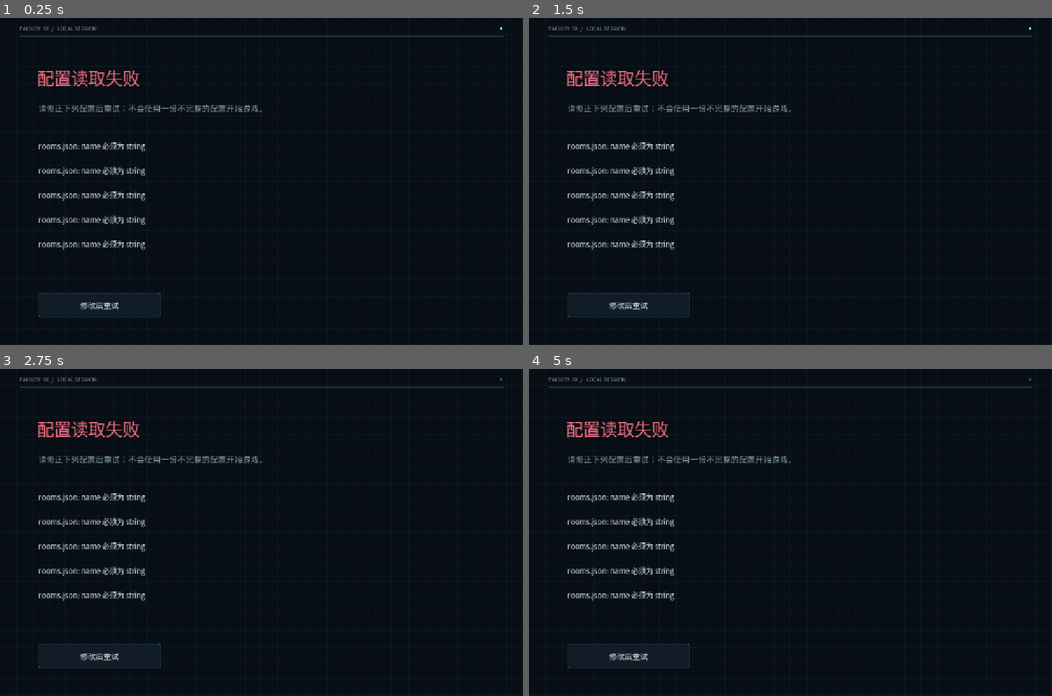
Above: before the commit, frames 1-4 (two rows, left to right).
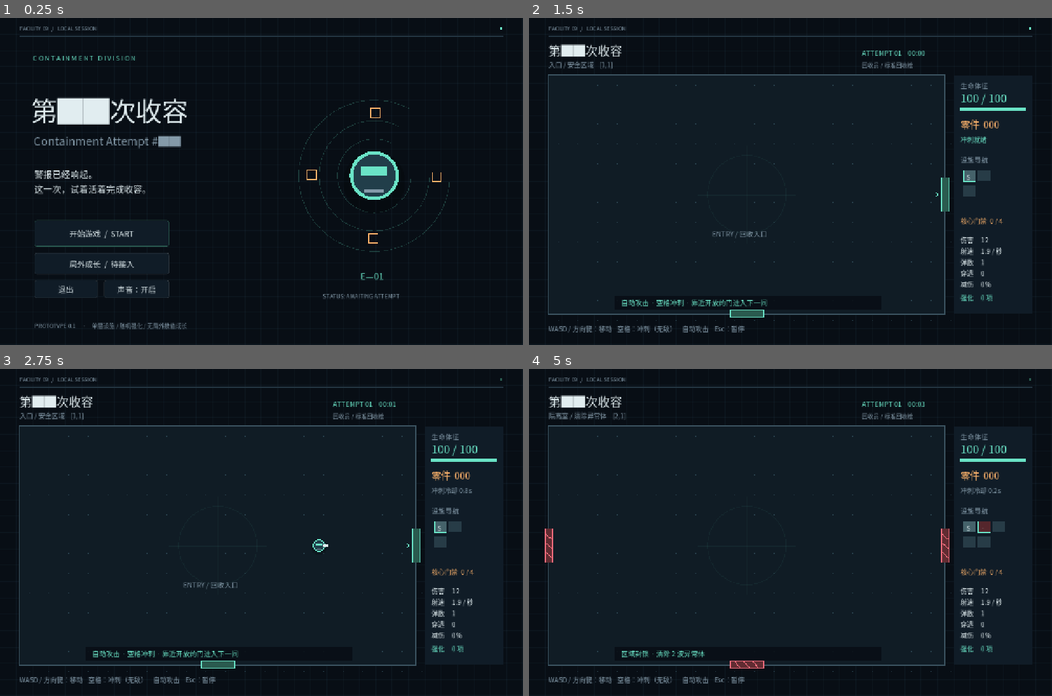
Above: after the commit, the same moments.

Repository: DK714/containment-attempt--
Game: Godot game, scene res://main.tscn
Same seed, same stepped clock (60 frames per second), same inputs: the game is played once before the commit and once after it.
Inputs:
- Up to frame 1 (0.25 s): no input
- Up to frame 2 (1.5 s): click "修改后重试" (after the commit: "开始游戏 / START") at 0.5 s; click "修改后重试" (after the commit: "以回收员开始") at 1.25 s
- Up to frame 3 (2.75 s): tap Enter at 2 s; hold D (move_right) from 2.03 s (still down); tap Space (dash) at 2.1 s
- Up to frame 4 (5 s): release D (move_right) at 2.78 s; hold S (move_down) 2.78-3.53 s; tap Space (dash) at 2.85, 3.8, 4.35 s; hold D (move_right) 3.53-4.28 s; hold E (interact) 3.53-4.28 s; hold W (move_up) from 4.28 s (still down)

The runs differ from the first frame. In frame 1, 7.2% of the frame differs, in the area x 6-86%, y 11-96%; in frame 2, 6.3%; in frame 3, 6.4%; in frame 4, 6.5%.

Commit message:
更新配置
添加name相关配置

Diff:
--- a/containment-attempt-#██/configs/characters.json
+++ b/containment-attempt-#██/configs/characters.json
@@ -2,90 +2,90 @@
   "schema_version": 1,
   "description": "属性使用 stats.json 默认值，再覆盖 base_stats；后三类规则一律引用 WC 品类编号。",
   "items": [
-    {
-      "id": "CHR001",
-      "name": "回收员",
-      "code": "E–01",
-      "english_name": "RECLAIMER",
-      "enabled": true,
-      "description": "标准回收人员。清空房间，回收零件，继续收容。",
-      "base_stats": {
-        "max_hp": 100,
-        "damage": 12,
-        "fire_interval": 0.52,
-        "speed": 235,
-        "projectiles": 1,
-        "pierce": 0,
-        "armor": 0,
-        "magnet": 92,
-        "range": 690,
-        "bullet_speed": 610,
-        "spread_angle": 0.15,
-        "dash_speed": 690,
-        "dash_duration": 0.17,
-        "dash_cooldown": 1.4
-      },
-      "starting_weapon_id": "WPN001",
-      "buff_weapons": [
-        {
-          "category_id": "WC002",
-          "effects": [
-            {
-              "stat": "damage",
-              "op": "multiply",
-              "value": 1.15
-            }
-          ]
-        }
-      ],
-      "debuff_weapons": [
-        {
-          "category_id": "WC003",
-          "effects": [
-            {
-              "stat": "fire_interval",
-              "op": "multiply",
-              "value": 1.2
-            }
-          ]
-        }
-      ],
-      "forbidden_weapon_categories": [
+	{
+	  "id": "CHR001",
+	  "name": "回收员",
+	  "code": "E–01",
+	  "english_name": "RECLAIMER",
+	  "enabled": true,
+	  "description": "标准回收人员。清空房间，回收零件，继续收容。",
+	  "base_stats": {
+		"max_hp": 100,
+		"damage": 12,
+		"fire_interval": 0.52,
+		"speed": 235,
+		"projectiles": 1,
+		"pierce": 0,
+		"armor": 0,
+		"magnet": 92,
+		"range": 690,
+		"bullet_speed": 610,
+		"spread_angle": 0.15,
+		"dash_speed": 690,
+		"dash_duration": 0.17,
+		"dash_cooldown": 1.4
+	  },
+	  "starting_weapon_id": "WPN001",
+	  "buff_weapons": [
+		{
+		  "category_id": "WC002",
+		  "effects": [
+			{
+			  "stat": "damage",
+			  "op": "multiply",
+			  "value": 1.15
+			}
+		  ]
+		}
+	  ],
+	  "debuff_weapons": [
+		{
+		  "category_id": "WC003",
+		  "effects": [
+			{
+			  "stat": "fire_interval",
+			  "op": "multiply",
+			  "value": 1.2
+			}
+		  ]
+		}
+	  ],
+	  "forbidden_weapon_categories": [
         "WC004"
-      ]
-    },
-    {
-      "id": "CHR002",
-      "name": "重装员",
-      "code": "E–02",
-      "english_name": "WARDEN",
-      "enabled": false,
-      "description": "未开放。较高生命，较低速度。",
-      "base_stats": {
-        "max_hp": 140,
-        "speed": 190
-      },
-      "starting_weapon_id": "WPN001",
-      "buff_weapons": [],
-      "debuff_weapons": [],
-      "forbidden_weapon_categories": []
-    },
-    {
-      "id": "CHR003",
-      "name": "勘探员",
-      "code": "E–03",
-      "english_name": "SURVEYOR",
-      "enabled": false,
-      "description": "未开放。较高速度和回收范围，较低生命。",
-      "base_stats": {
-        "max_hp": 80,
-        "speed": 270,
-        "magnet": 140
-      },
-      "starting_weapon_id": "WPN001",
-      "buff_weapons": [],
-      "debuff_weapons": [],
-      "forbidden_weapon_categories": []
-    }
+	  ]
+	},
+	{
+	  "id": "CHR002",
+	  "name": "重装员",
+	  "code": "E–02",
+	  "english_name": "WARDEN",
+	  "enabled": false,
+	  "description": "未开放。较高生命，较低速度。",
+	  "base_stats": {
+		"max_hp": 140,
+		"speed": 190
+	  },
+	  "starting_weapon_id": "WPN001",
+	  "buff_weapons": [],
+	  "debuff_weapons": [],
+	  "forbidden_weapon_categories": []
+	},
+	{
+	  "id": "CHR003",
+	  "name": "勘探员",
+	  "code": "E–03",
+	  "english_name": "SURVEYOR",
+	  "enabled": false,
+	  "description": "未开放。较高速度和回收范围，较低生命。",
+	  "base_stats": {
+		"max_hp": 80,
+		"speed": 270,
+		"magnet": 140
+	  },
+	  "starting_weapon_id": "WPN001",
+	  "buff_weapons": [],
+	  "debuff_weapons": [],
+	  "forbidden_weapon_categories": []
+	}
   ]
 }
--- a/containment-attempt-#██/configs/rooms.json
+++ b/containment-attempt-#██/configs/rooms.json
@@ -2,76 +2,81 @@
   "schema_version": 1,
   "description": "房型控制战斗、锁门、奖励与补给。具体坐标写在 floors.json。",
   "items": [
-    {
-      "id": "ROOM_ENTRY",
-      "kind": "start",
-      "title": "入口 / 安全区域",
-      "map_symbol": "S",
-      "cleared_on_entry": true,
-      "lock_until_clear": false
-    },
-    {
-      "id": "ROOM_COMBAT",
-      "kind": "combat",
-      "title": "隔离室 / 清除异常体",
-      "map_symbol": "·",
-      "cleared_on_entry": false,
-      "lock_until_clear": true,
-      "waves": {
-        "count": 2,
-        "initial_delay": 0.7,
-        "between_delay": 1.5,
-        "base_count": 5,
-        "extra_per_wave": 1,
-        "extra_per_clear": 1,
-        "clear_bonus_cap": 5,
-        "monster_cycle": [
-          "MON001",
-          "MON001",
-          "MON001",
-          "MON002",
+	{
+	  "id": "ROOM_ENTRY",
+	  "name": "入口",
+	  "kind": "start",
+	  "title": "入口 / 安全区域",
+	  "map_symbol": "S",
+	  "cleared_on_entry": true,
+	  "lock_until_clear": false
+	},
+	{
+	  "id": "ROOM_COMBAT",
+	  "name": "隔离室",
+	  "kind": "combat",
+	  "title": "隔离室 / 清除异常体",
+	  "map_symbol": "·",
+	  "cleared_on_entry": false,
+	  "lock_until_clear": true,
+	  "waves": {
+		"count": 2,
+		"initial_delay": 0.7,
+		"between_delay": 1.5,
+		"base_count": 5,
+		"extra_per_wave": 1,
+		"extra_per_clear": 1,
+		"clear_bonus_cap": 5,
+		"monster_cycle": [
+		  "MON001",
+		  "MON001",
+		  "MON001",
+		  "MON002",
           "MON003"
-        ]
-      },
-      "clear_reward_id": "RWD_ROOM_CLEAR",
-      "choice_pool_id": "POOL_COMBAT",
-      "choice_count": 3
-    },
-    {
-      "id": "ROOM_SUPPLY",
-      "kind": "supply",
-      "title": "补给站 / 回收终端",
-      "map_symbol": "+",
-      "cleared_on_entry": true,
-      "lock_until_clear": false,
-      "shop": {
-        "pool_id": "POOL_SUPPLY",
-        "slots": 3,
-        "reroll_cost": 6,
-        "reroll_increment": 3,
-        "medical_reward_id": "RWD_MEDICAL",
-        "medical_uses": 1
-      }
-    },
-    {
-      "id": "ROOM_TREASURE",
-      "kind": "treasure",
-      "title": "封存仓 / 探索奖励",
-      "map_symbol": "?",
-      "cleared_on_entry": true,
-      "lock_until_clear": false,
-      "choice_pool_id": "POOL_TREASURE",
-      "choice_count": 3
-    },
-    {
-      "id": "ROOM_CORE",
-      "kind": "boss",
-      "title": "收容核心 / 最终区域",
-      "map_symbol": "!",
-      "cleared_on_entry": false,
-      "lock_until_clear": true,
-      "containment_id": "CNT001",
-      "required_combat_clears": 4
-    }
+		]
+	  },
+	  "clear_reward_id": "RWD_ROOM_CLEAR",
+	  "choice_pool_id": "POOL_COMBAT",
+	  "choice_count": 3
+	},
+	{
+	  "id": "ROOM_SUPPLY",
+	  "name": "补给站",
+	  "kind": "supply",
+	  "title": "补给站 / 回收终端",
+	  "map_symbol": "+",
+	  "cleared_on_entry": true,
+	  "lock_until_clear": false,
+	  "shop": {
+		"pool_id": "POOL_SUPPLY",
+		"slots": 3,
+		"reroll_cost": 6,
+		"reroll_increment": 3,
+		"medical_reward_id": "RWD_MEDICAL",
+		"medical_uses": 1
+	  }
+	},
+	{
+	  "id": "ROOM_TREASURE",
+	  "name": "封存仓",
+	  "kind": "treasure",
+	  "title": "封存仓 / 探索奖励",
+	  "map_symbol": "?",
+	  "cleared_on_entry": true,
+	  "lock_until_clear": false,
+	  "choice_pool_id": "POOL_TREASURE",
+	  "choice_count": 3
+	},
+	{
+	  "id": "ROOM_CORE",
+	  "name": "收容核心",
+	  "kind": "boss",
+	  "title": "收容核心 / 最终区域",
+	  "map_symbol": "!",
+	  "cleared_on_entry": false,
+	  "lock_until_clear": true,
+	  "containment_id": "CNT001",
+	  "required_combat_clears": 4
+	}
   ]
 }
--- a/containment-attempt-#██/scripts/config_database.gd
+++ b/containment-attempt-#██/scripts/config_database.gd
@@ -41,7 +41,10 @@
 			for record in document.items:
 				var fields = TABLE_FIELDS.get(table, {}).duplicate()
 				fields.merge({"id": "string", "name": "string"})
-				if not _object(record, file) or not _fields(record, fields, file):
+				if not _object(record, file):
+					continue
+				var context = "%s / %s" % [file, str(record.get("id", "未填写编号"))]
+				if not _fields(record, fields, context):
 					continue
 				if record.id.is_empty() or index.has(record.id):
 					errors.append("%s: 空编号或重复编号 %s" % [file, record.id])
@@ -87,7 +90,10 @@
 func _fields(data: Dictionary, fields: Dictionary, context: String) -> bool:
 	var valid = true
 	for field in fields:
-		if not data.has(field) or not _type(data[field], fields[field]):
+		if not data.has(field):
+			errors.append("%s: 缺少必填字段 %s" % [context, field])
+			valid = false
+		elif not _type(data[field], fields[field]):
 			errors.append("%s: %s 必须为 %s" % [context, field, fields[field]])
 			valid = false
 	return valid
Not shown, changed: containment-attempt-#██/configs/manifest.json
Not shown, changed: containment-attempt-#██/configs/README.md
Not shown, changed: containment-attempt-#██/work/generate_configs.py
